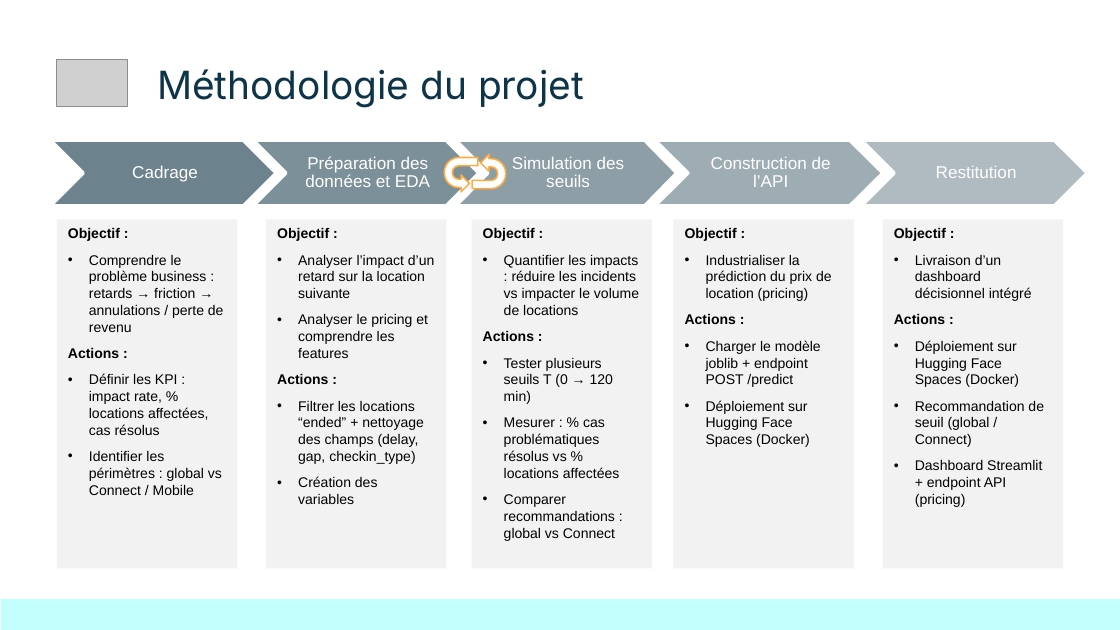
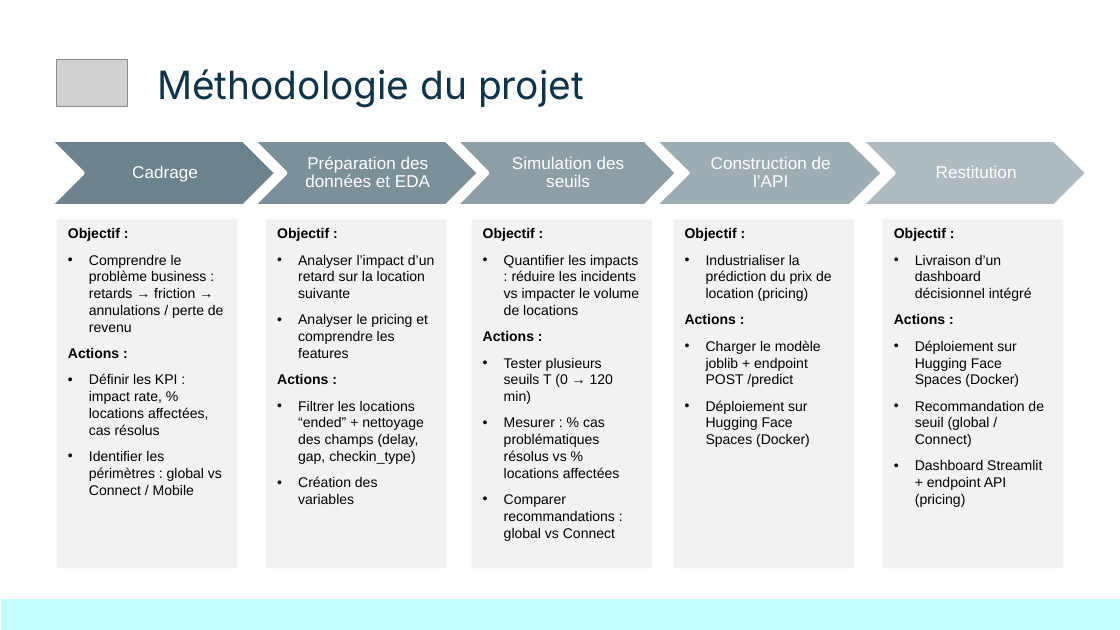
Before and after one commit to jyvuillequez/Bloc_05_Projet_Getaround, a slide deck: slide 4 of présentation/Bloc_05_Projet_Getaround.pptx. Drawn at 1120x630 pixels with LibreOffice and Linux fonts; fonts in the diff are those of the drawing; grey boxes stand for pictures. Boxes give left, top, right and bottom in pixels: in the first picture for what was removed or moved away, otherwise in the second. Text is boxed around its words. In the diff, an @@ line names an element or a change of style, - is before the commit and + after.

```diff
--- a/présentation/Bloc_05_Projet_Getaround.pptx
+++ b/présentation/Bloc_05_Projet_Getaround.pptx
@@ uturn arrow removed at (444, 157, 478, 192) @@
@@ uturn arrow removed at (472, 154, 506, 189) @@
```
Also in this commit, not shown: 2 other slides changed, 1 other file.
